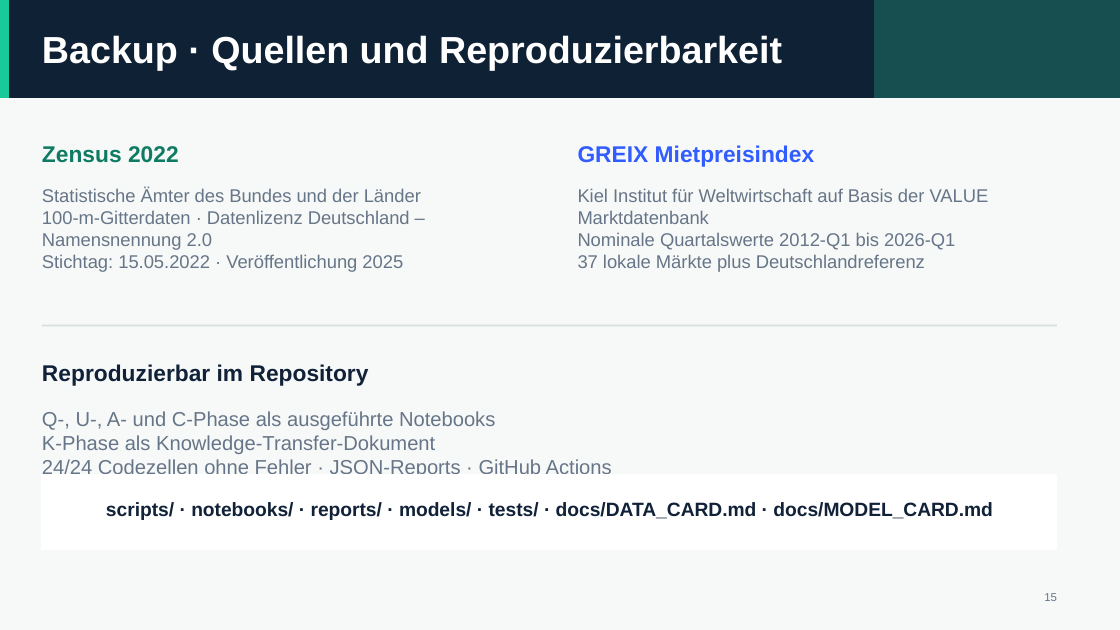
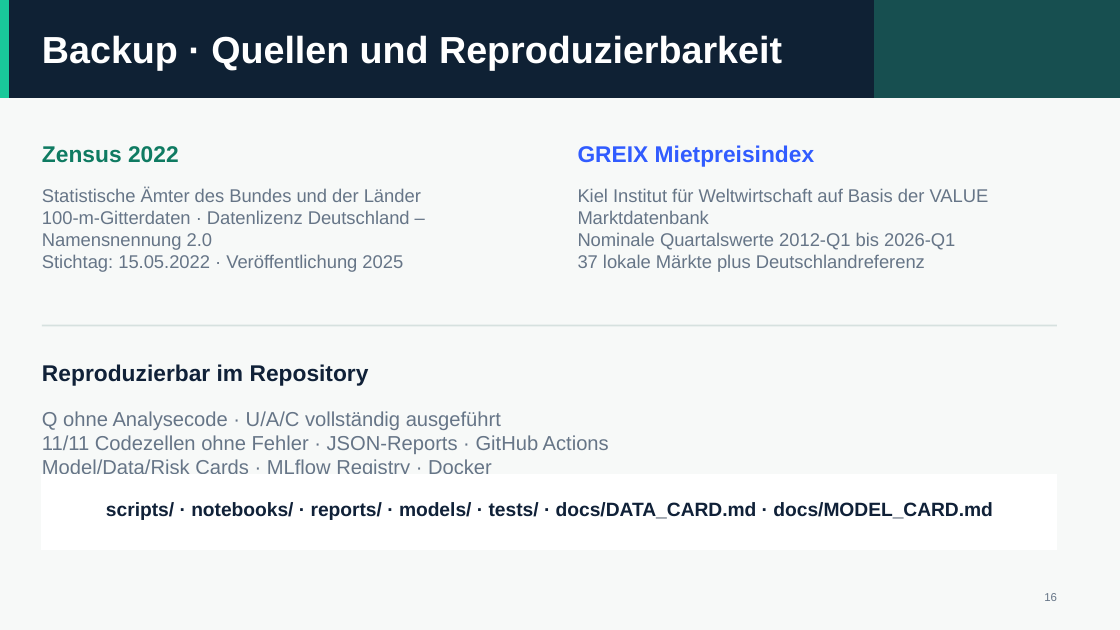
Before and after one commit to neleknaak-31/MietCheck, a slide deck: slide 16 of deliverables/MietCheck_Praesentation.pptx (slide 15 before the commit). Drawn at 1120x630 pixels with LibreOffice and Linux fonts; fonts in the diff are those of the drawing. Boxes give left, top, right and bottom in pixels: in the first picture for what was removed or moved away, otherwise in the second. Text is boxed around its words. In the diff, an @@ line names an element or a change of style, - is before the commit and + after.

Commit message:
Extend Q phase in presentation

```diff
--- a/deliverables/MietCheck_Praesentation.pptx
+++ b/deliverables/MietCheck_Praesentation.pptx
@@ text at <box>42,411,609,474</box>: text changed @@
-Q-, U-, A- und C-Phase als ausgeführte Notebooks
-K-Phase als Knowledge-Transfer-Dokument
-24/24 Codezellen ohne Fehler · JSON-Reports · GitHub Actions
-Model/Data/Risk Cards · MLflow Registry · Docker
+Q ohne Analysecode · U/A/C vollständig ausgeführt
+11/11 Codezellen ohne Fehler · JSON-Reports · GitHub Actions
+Model/Data/Risk Cards · MLflow Registry · Docker
```
Also in this commit, not shown: 11 other slides changed, 1 slide added, 3 other files.
